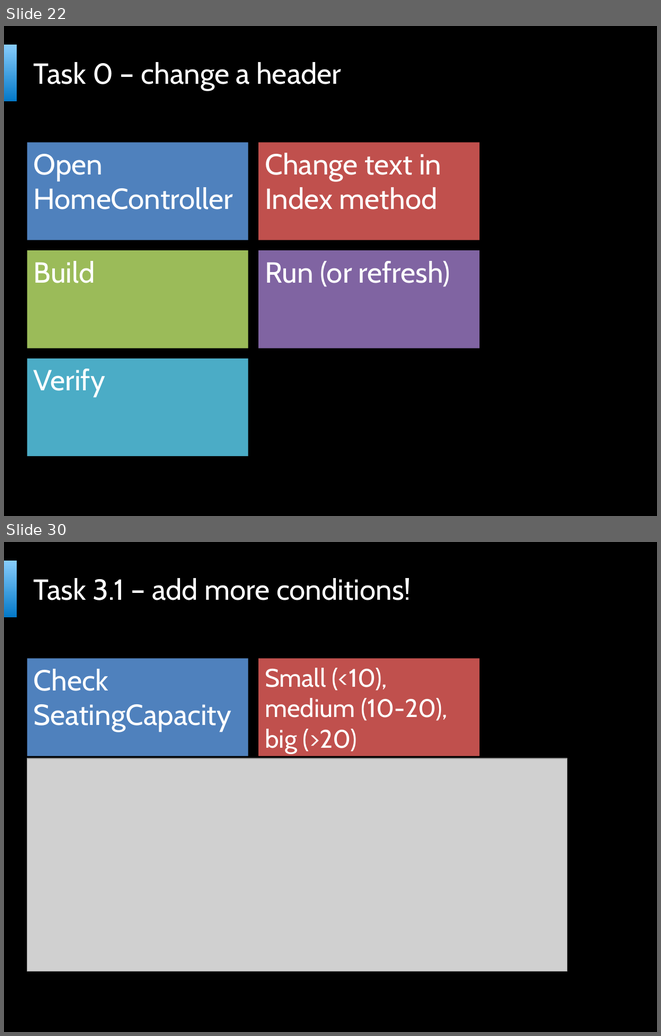
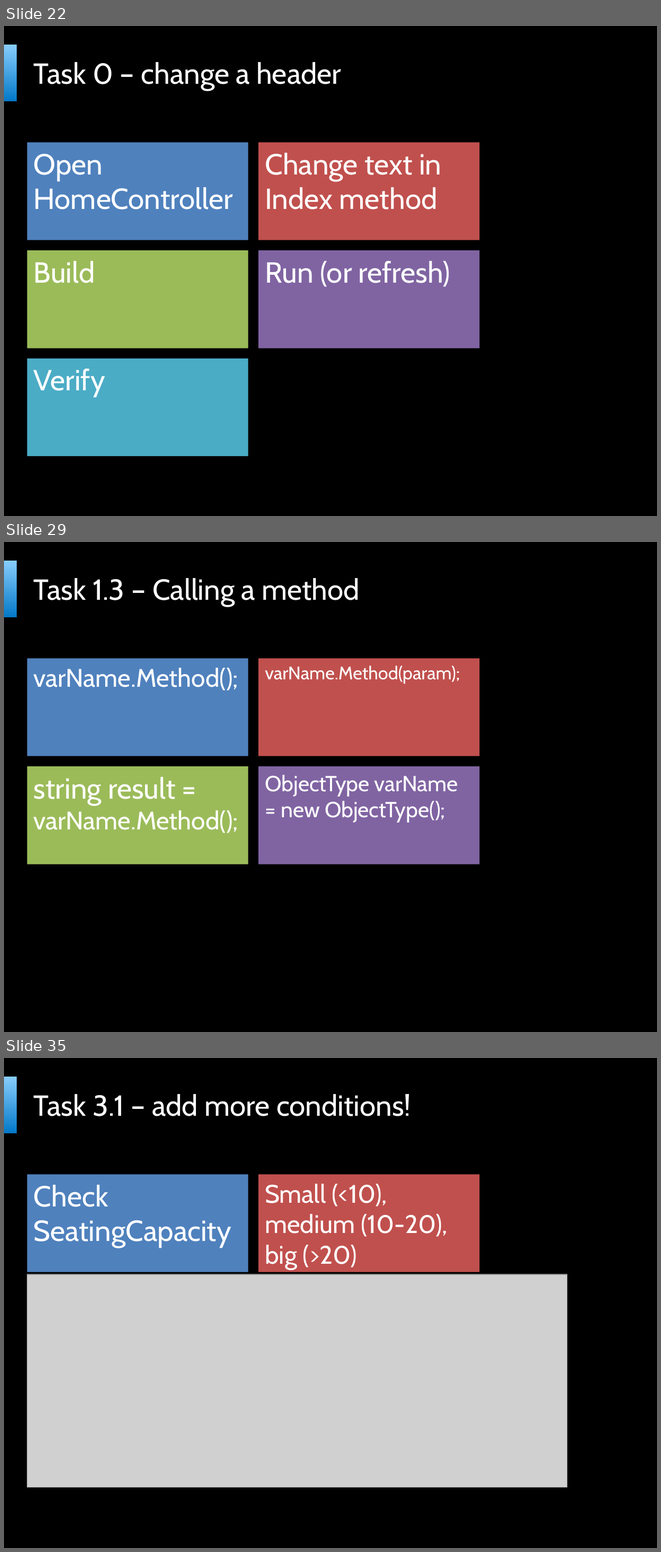
Before and after one commit to bartekwasielak/Presentation, a slide deck: Programming Made Easy.pptx. Shown one above the other, each under a label of ours: slides 22 and 30 before the commit, slides 22, 29 and 35 after it; the slides between them are not shown. The pictures are 661x1036 and 661x1552 pixels, drawn with LibreOffice and Linux fonts; fonts in the diff are those of the drawing; grey boxes stand for pictures; background and template pictures are left out. Boxes give left, top, right and bottom in pixels: in the first picture for what was removed or moved away, otherwise in the second. Text is boxed around its words. In the diff, an @@ line names an element or a change of style, - is before the commit and + after.

```diff
--- a/Programming Made Easy.pptx
+++ b/Programming Made Easy.pptx
@@ slide 29 added at [4, 542, 657, 1032], background picture (left out); not listed: 2 template elements that a slide beside it also shows @@
@@ title added at [34, 578, 360, 607], 32 pt, text #FFFFFF @@
+Task 1.3 – Calling a method
@@ text added at [27, 658, 248, 756], fill #4F81BD, 28 pt, text #FFFFFF @@
+varName.Method();
@@ text added at [258, 658, 480, 756], fill #C0504D, 20 pt, text #FFFFFF @@
+varName.Method(param);
@@ text added at [27, 767, 248, 865], fill #9BBB59, 28 pt, text #FFFFFF @@
+string result = varName.Method();
@@ text added at [258, 767, 480, 865], fill #8064A2, 24 pt, text #FFFFFF @@
+ObjectType varName = new ObjectType();
@@ what was slide 30 is now slide 35 @@
```
Also in this commit, not shown: 16 slides changed, 4 other slides added, 1 slide removed, 1 other file.
